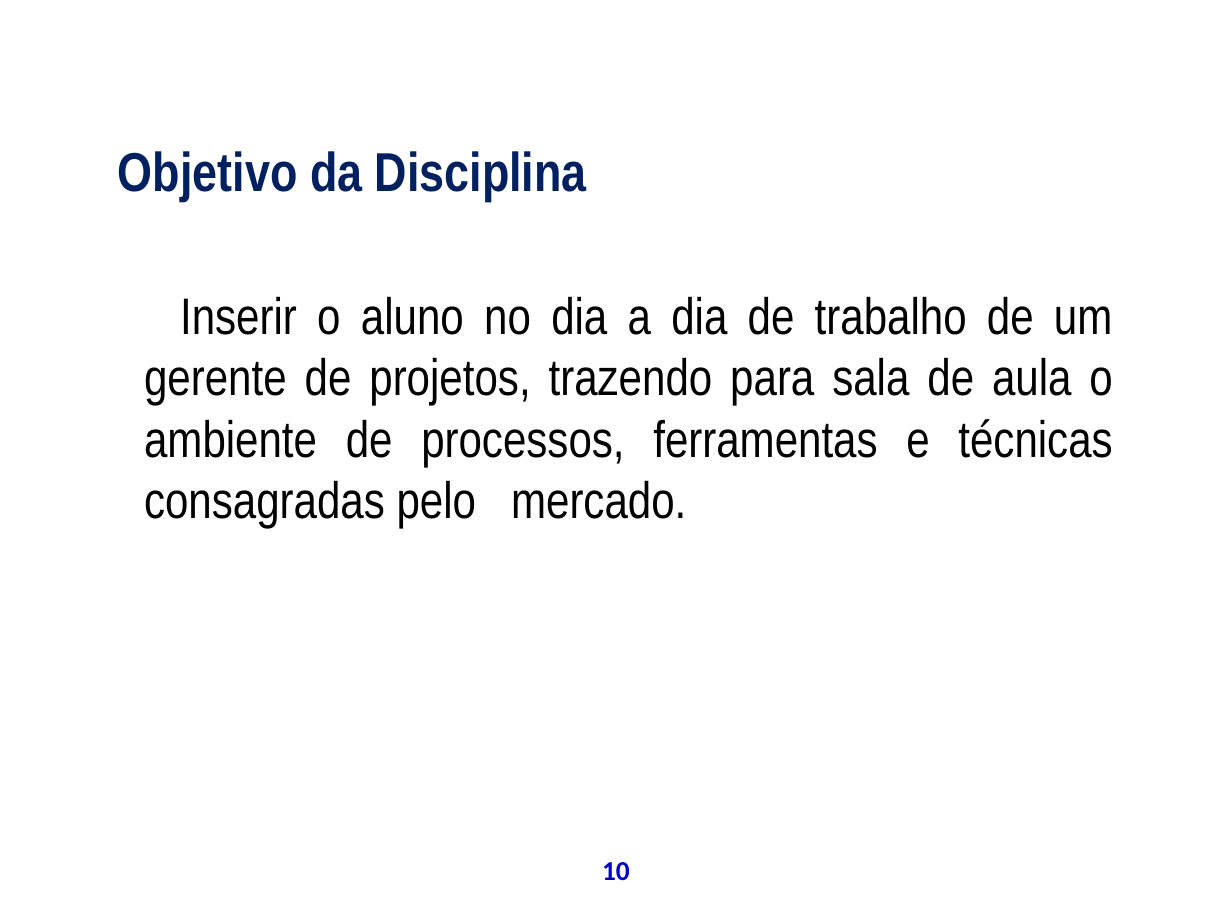
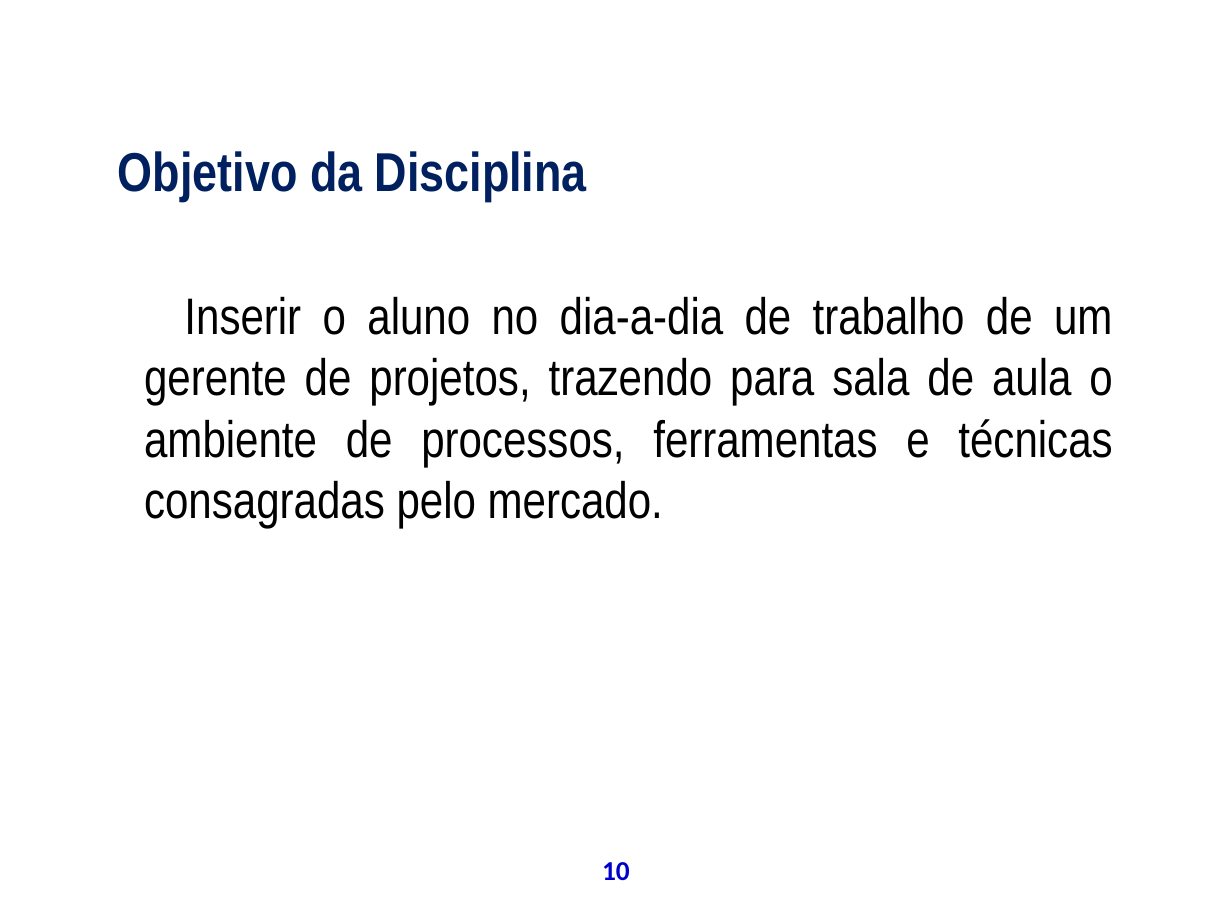
Before and after one commit to theoziran/sislodim, a slide deck: slide 10 of documentos/ProjetoPSA/Apresentação Final.ppt. Drawn at 1232x924 pixels with LibreOffice and Linux fonts; fonts in the diff are those of the drawing; background and template pictures are left out. Boxes give left, top, right and bottom in pixels: in the first picture for what was removed or moved away, otherwise in the second. Text is boxed around its words. In the diff, an @@ line names an element or a change of style, - is before the commit and + after.

```diff
--- a/documentos/ProjetoPSA/Apresentação Final.ppt
+++ b/documentos/ProjetoPSA/Apresentação Final.ppt
@@ text at box(144, 296, 1112, 529): text changed @@
-Inserir o aluno no dia a dia de trabalho de um gerente de projetos, trazendo para sala de aula o ambiente de processos, ferramentas e técnicas consagradas pelo mercado.
+Inserir o aluno no dia-a-dia de trabalho de um gerente de projetos, trazendo para sala de aula o ambiente de processos, ferramentas e técnicas consagradas pelo mercado.
```
Also in this commit, not shown: 46 other slides changed, 4 slides added, 1 slide removed.
